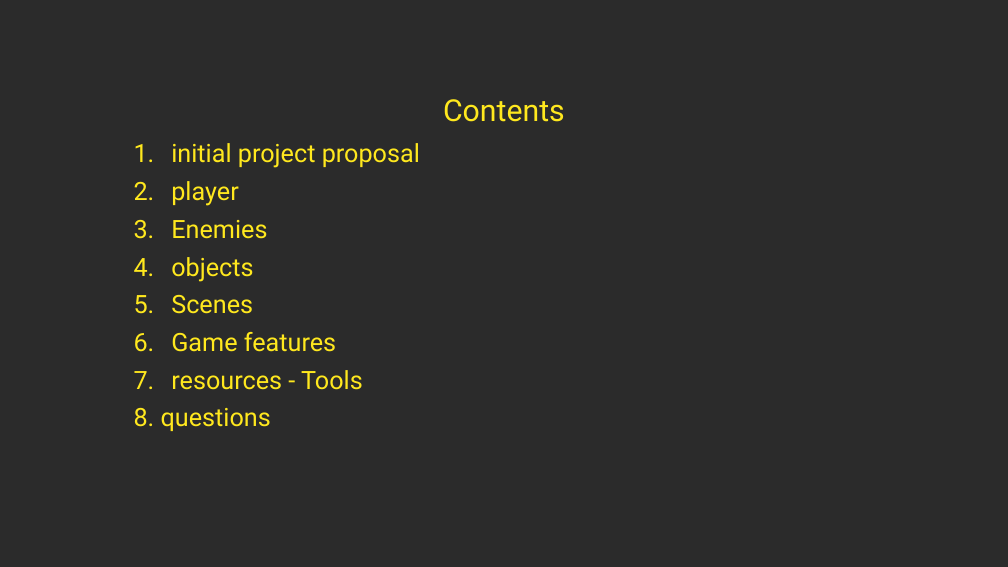
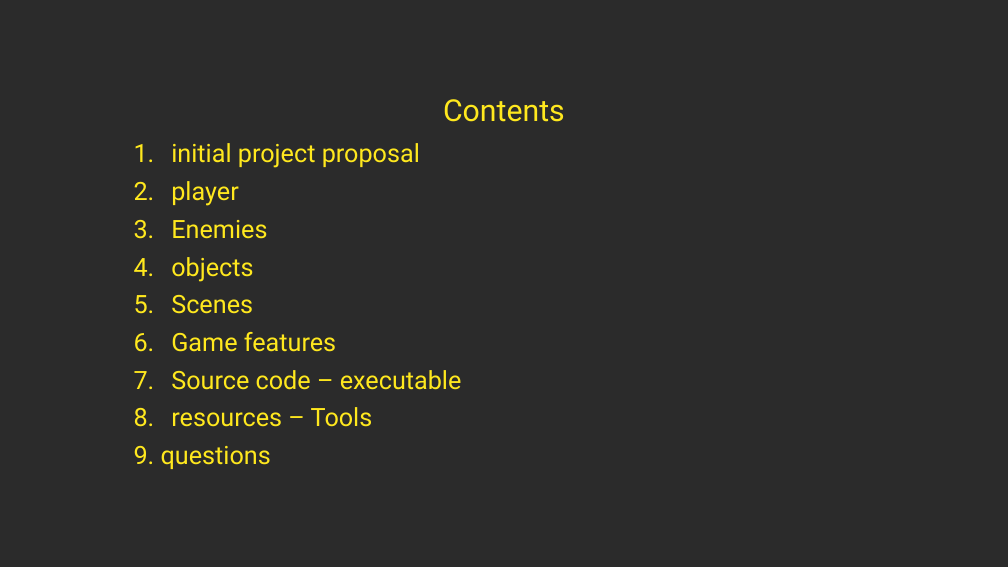
Before and after one commit to Stratidakos/multimedia-technology-game-project, a slide deck: slide 2 of Project Presentation/3140196 - Multimedia technology project presentation.pptx. Drawn at 1008x567 pixels with LibreOffice and Linux fonts; fonts in the diff are those of the drawing; background and template pictures are left out; a plain dark background stands for a picture behind light text. Boxes give left, top, right and bottom in pixels: in the first picture for what was removed or moved away, otherwise in the second. Text is boxed around its words. In the diff, an @@ line names an element or a change of style, - is before the commit and + after.

Commit message:
Creating the executable + README and Presentation update

```diff
--- a/Project Presentation/3140196 - Multimedia technology project presentation.pptx
+++ b/Project Presentation/3140196 - Multimedia technology project presentation.pptx
@@ subtitle at [134, 370, 462, 469]: text changed @@
-7. resources - Tools
-8. questions
+7. Source code – executable
+8. resources – Tools
+9. questions
```
Also in this commit, not shown: 1 other slide changed, 1 slide added, 7 other files.
